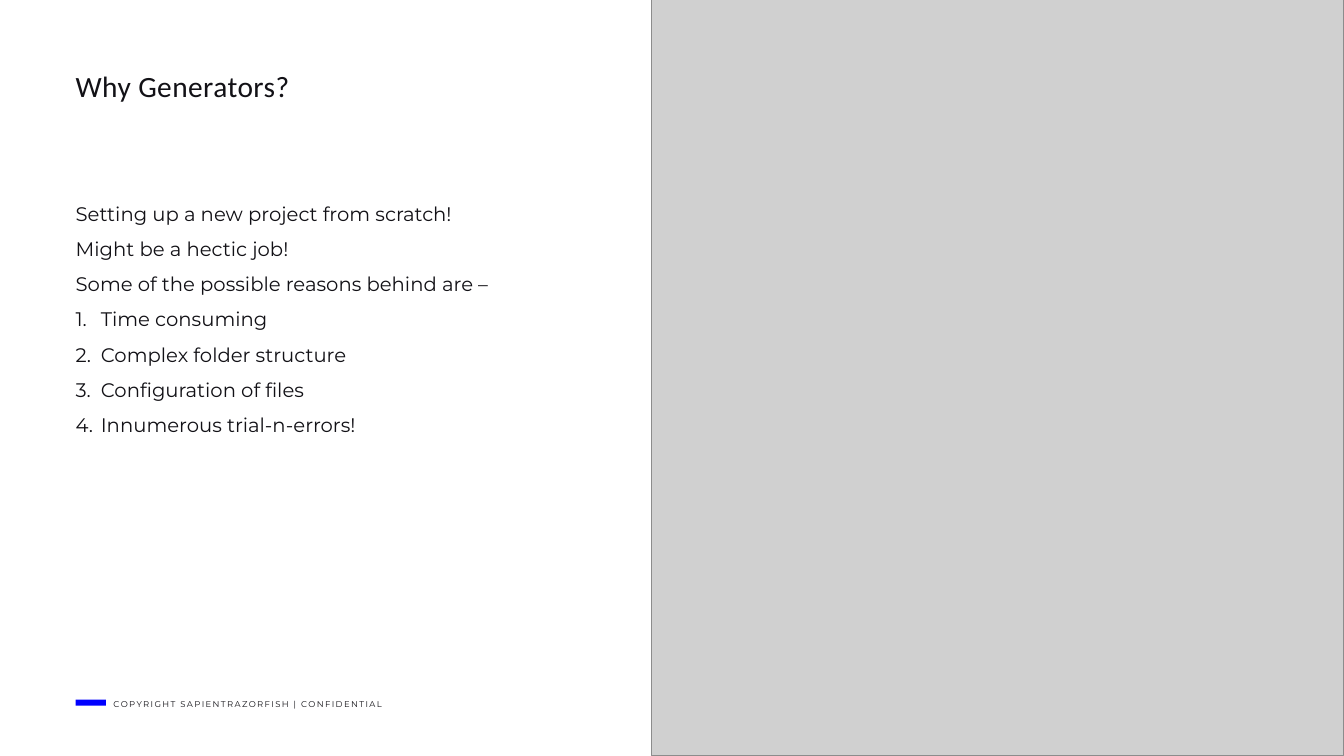
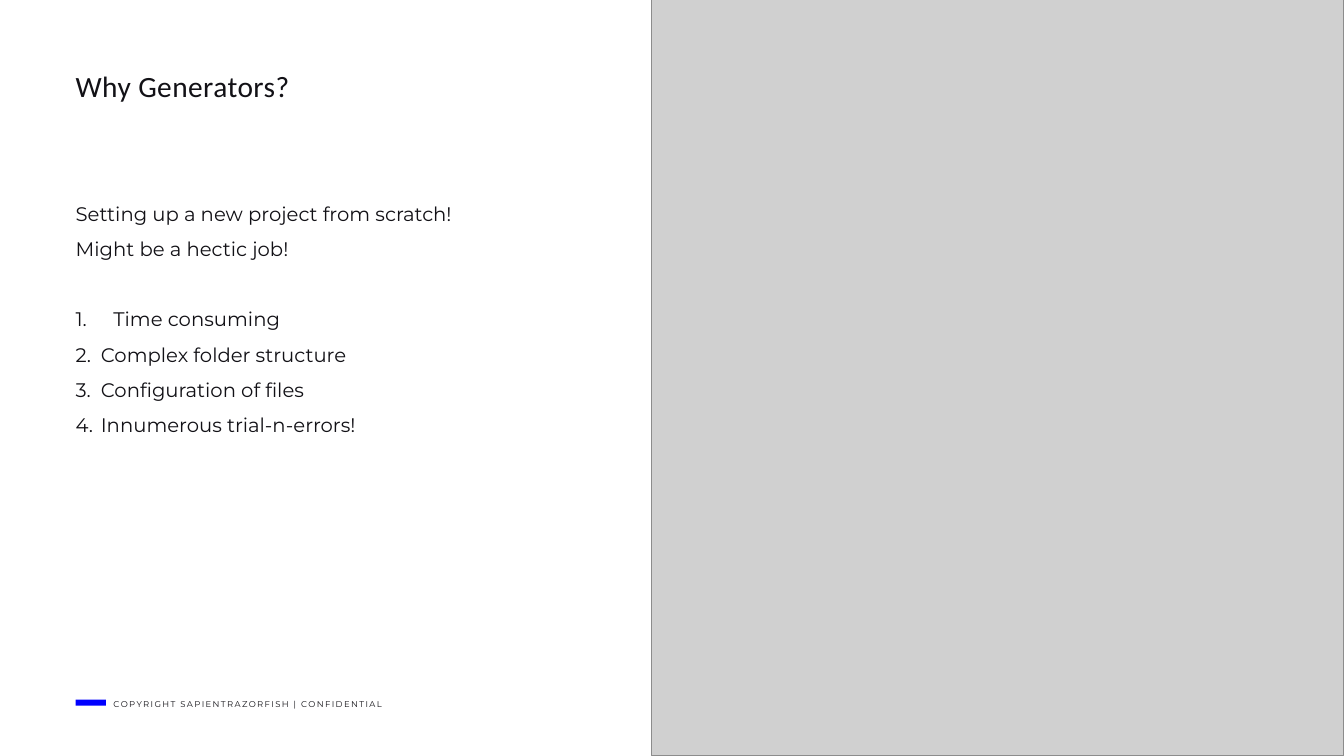
Before and after one commit to dalalayan1/shell-generator, a slide deck: slide 5 of generators.pptx. Drawn at 1344x756 pixels with LibreOffice and Linux fonts; fonts in the diff are those of the drawing; grey boxes stand for pictures. Boxes give left, top, right and bottom in pixels: in the first picture for what was removed or moved away, otherwise in the second. Text is boxed around its words. In the diff, an @@ line names an element or a change of style, - is before the commit and + after.

```diff
--- a/generators.pptx
+++ b/generators.pptx
@@ text at [76,276,473,295]: paragraph removed @@
-Some of the possible reasons behind are –
@@ text at [113,311,280,330]: indent changed @@
```
Also in this commit, not shown: 5 other slides changed, 1 slide added.
